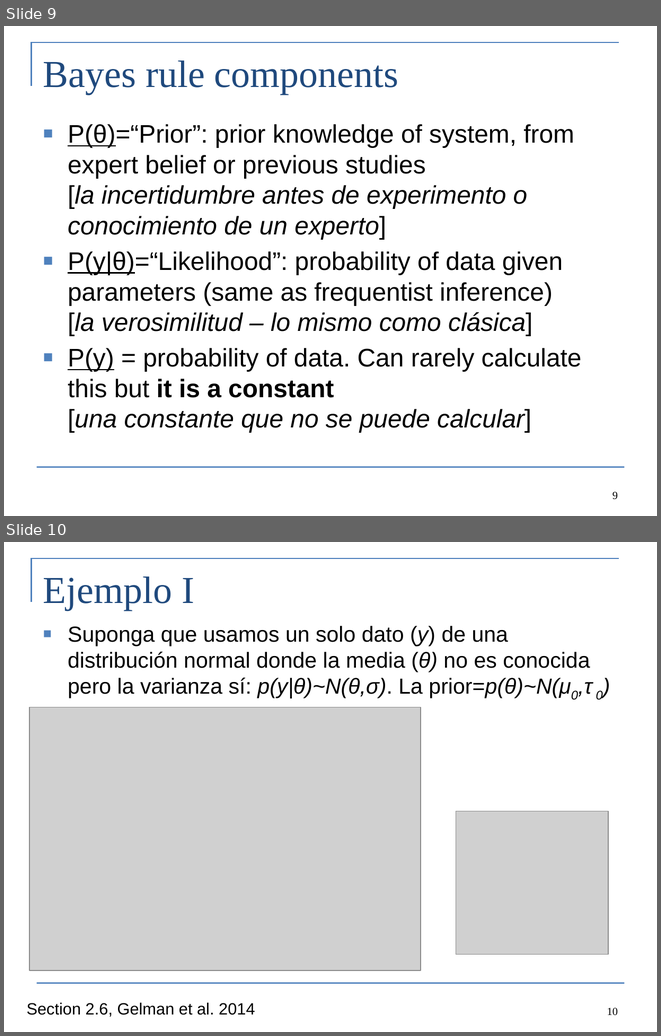
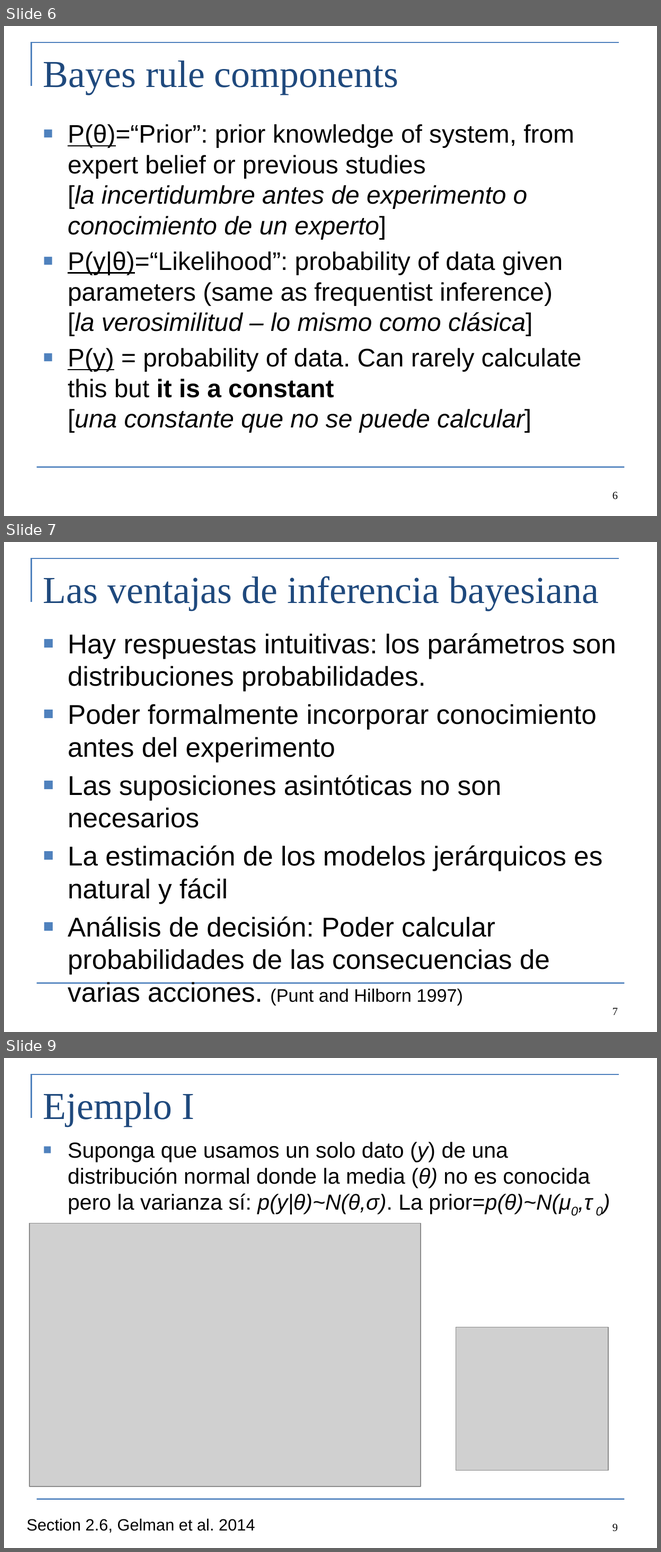
Before and after one commit to colemonnahan/bayes_workshop, a slide deck: dia2/lecture2_bayes.pptx. Shown one above the other, each under a label of ours: slides 9 and 10 before the commit, slides 6, 7 and 9 after it; the slides between them are not shown. The pictures are 661x1036 and 661x1552 pixels, drawn with LibreOffice and Linux fonts; fonts in the diff are those of the drawing; grey boxes stand for pictures. Boxes give left, top, right and bottom in pixels: in the first picture for what was removed or moved away, otherwise in the second. Text is boxed around its words. In the diff, an @@ line names an element or a change of style, - is before the commit and + after.

```diff
--- a/dia2/lecture2_bayes.pptx
+++ b/dia2/lecture2_bayes.pptx
@@ slide 7 added at [4, 542, 657, 1032], background #FFFFFF; not listed: 2 template elements that a slide beside it also shows @@
@@ title added at [43, 576, 599, 610], 42 pt, text #1F497D @@
+Las ventajas de inferencia bayesiana
@@ text added at [68, 633, 616, 1005], 30 pt, text #000000 @@
+■ Hay respuestas intuitivas: los parámetros son distribuciones probabilidades.
+■ Poder formalmente incorporar conocimiento antes del experimento
+■ Las suposiciones asintóticas no son necesarios
+■ La estimación de los modelos jerárquicos es natural y fácil
+■ Análisis de decisión: Poder calcular probabilidades de las consecuencias de varias acciones. (Punt and Hilborn 1997)
@@ page number added at [612, 1007, 618, 1015], 12 pt, text #000000 @@
+7
@@ what was slide 9 is now slide 6 @@
@@ page number at [612, 491, 618, 499]: text changed @@
-9
+6
@@ what was slide 10 is now slide 9 @@
@@ page number at [612, 1523, 618, 1531]: text changed @@
-10
+9
```
Also in this commit, not shown: 2 slides changed, 2 other slides added, 2 slides removed, 8 other files.
